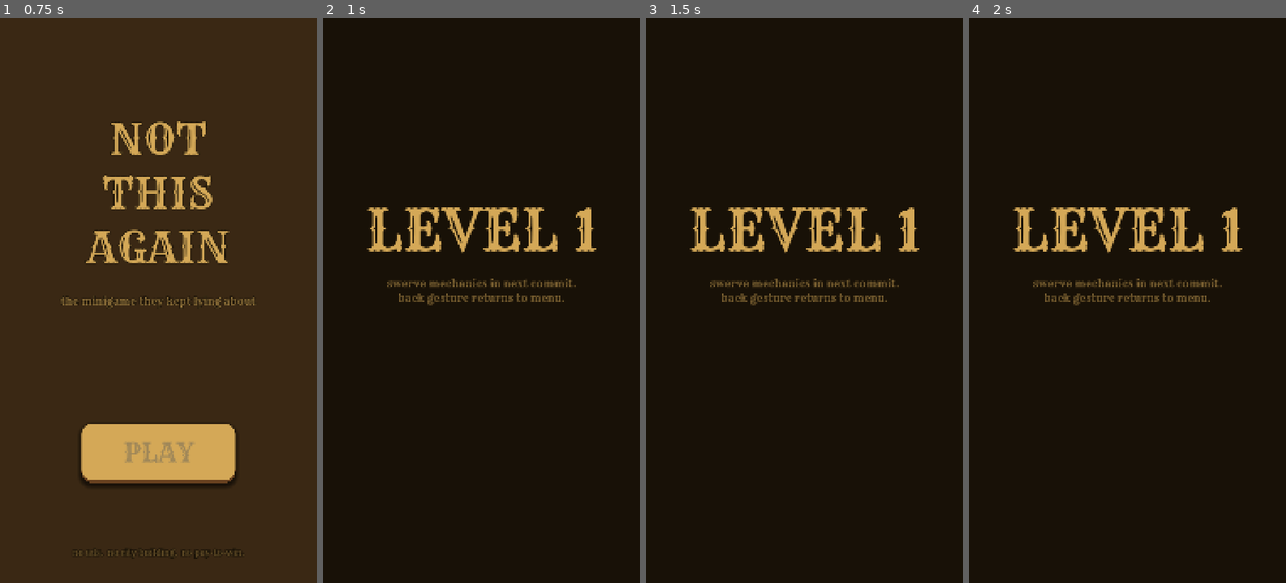
Above: before the commit, frames 1-4 (left to right).
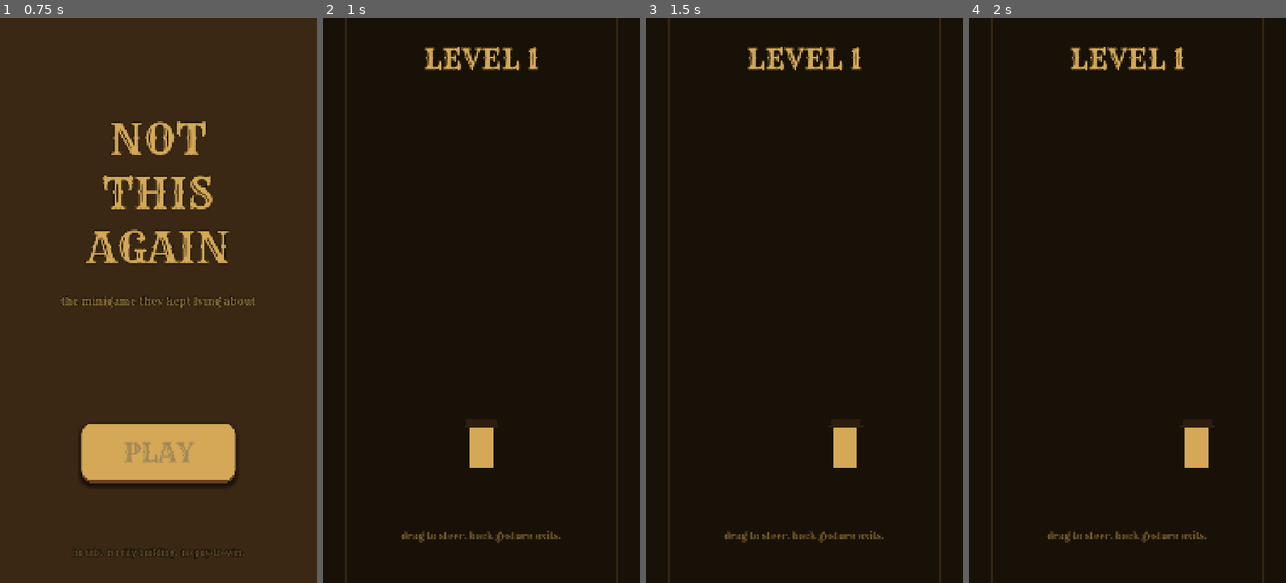
Above: after the commit, the same moments.

Repository: Joeputin100/Not_This_Again
Game: Godot game, scene res://scenes/main_menu.tscn
The game is run twice, just before and just after one commit, with the same random seed, the same clock (stepped at 60 frames per second) and the same inputs.
Inputs (mouse positions are in pixels of both pictures, inside the frame that each line leads up to):
- Up to frame 1 (0.75 s): click "PLAY" at 0.5 s
- Up to frame 2 (1 s): no input
- Up to frame 3 (1.5 s): tap Enter at 1.25 s; move the mouse to (874, 272) at 1.27 s; hold Shift from 1.28 s (still down); click (874, 272) at 1.42 s
- Up to frame 4 (2 s): keep holding Shift

Frame 1 is identical in both runs. In frame 2, 6.3% of the frame differs, in the area x 6-94%, y 0-100%; in frame 3, 6.2%; in frame 4, 6.3%.

Commit message:
Phase 1: draggable cowboy + 13 movement-bounds tests
First interactive gameplay. Drag your finger anywhere on screen and the
bow-legged cowboy (placeholder: gold rectangle body + dark hat brim)
follows smoothly. Tap-friendly: doesn't require touching the cowboy
itself, just anywhere.

- scripts/movement_bounds.gd — pure-static-function utility:
  clamp_x() keeps the cowboy 80px from screen edges.
  normalize_x() converts world X to 0..1 lane offset (unused yet,
  but tested for when lane-snap mechanics arrive).

- test/test_movement_bounds.gd — 13 tests covering edge clamping
  (negative, overshoot, exact margins) + center/quarter passthrough
  + normalize round-trip math. Pure-function tests run instantly.

- scenes/level.tscn — cowboy node with three ColorRect children
  (body, hat crown, hat brim) at (540, 1500). Two faded vertical
  guide lines mark the playable bounds visually. Drag-hint footer
  added.

- scripts/level.gd — handles 4 input event types (touch start, touch
  drag, mouse motion with button, mouse click) and writes to
  target_x. _process() lerps cowboy.position.x toward target_x at
  FOLLOW_SPEED=12/sec, which is frame-rate-independent smoothing.
  Both Android touch and desktop mouse work — godot's emulate-* is
  redundant but explicit handling is more predictable.

Verifies on sideload:
  - cowboy visible at bottom-center
  - drag finger left/right → cowboy follows smoothly with ~0.1s lag
  - drag past screen edges → cowboy stops at 80px margin
  - back gesture → returns to main menu (predictive back animates)

Diff:
--- a/godot/scenes/level.tscn
+++ b/godot/scenes/level.tscn
@@ -11,30 +11,69 @@
 offset_bottom = 1920.0
 color = Color(0.094, 0.067, 0.027, 1)
 
+[node name="LaneGuide" type="ColorRect" parent="."]
+offset_left = 76.0
+offset_top = 0.0
+offset_right = 80.0
+offset_bottom = 1920.0
+color = Color(0.4, 0.3, 0.15, 0.35)
+
+[node name="LaneGuide2" type="ColorRect" parent="."]
+offset_left = 1000.0
+offset_top = 0.0
+offset_right = 1004.0
+offset_bottom = 1920.0
+color = Color(0.4, 0.3, 0.15, 0.35)
+
+[node name="Cowboy" type="Node2D" parent="."]
+position = Vector2(540, 1500)
+
+[node name="Body" type="ColorRect" parent="Cowboy"]
+offset_left = -40.0
+offset_top = -110.0
+offset_right = 40.0
+offset_bottom = 30.0
+color = Color(0.831, 0.659, 0.341, 1)
+
+[node name="Hat" type="ColorRect" parent="Cowboy"]
+offset_left = -50.0
+offset_top = -135.0
+offset_right = 50.0
+offset_bottom = -110.0
+color = Color(0.18, 0.12, 0.05, 1)
+
+[node name="HatBrim" type="ColorRect" parent="Cowboy"]
+offset_left = -60.0
+offset_top = -115.0
+offset_right = 60.0
+offset_bottom = -110.0
+color = Color(0.18, 0.12, 0.05, 1)
+
 [node name="UI" type="CanvasLayer" parent="."]
 
-[node name="Title" type="Label" parent="UI"]
+[node name="LevelLabel" type="Label" parent="UI"]
 anchors_preset = -1
 anchor_right = 1.0
 offset_left = 60.0
-offset_top = 600.0
+offset_top = 80.0
 offset_right = -60.0
-offset_bottom = 800.0
+offset_bottom = 200.0
 theme = ExtResource("2_theme")
-theme_override_font_sizes/font_size = 192
+theme_override_font_sizes/font_size = 96
 text = "LEVEL 1"
 horizontal_alignment = 1
 
 [node name="Hint" type="Label" parent="UI"]
 anchors_preset = -1
 anchor_right = 1.0
+anchor_top = 1.0
+anchor_bottom = 1.0
 offset_left = 60.0
-offset_top = 880.0
+offset_top = -180.0
 offset_right = -60.0
-offset_bottom = 980.0
+offset_bottom = -100.0
 theme = ExtResource("2_theme")
 theme_override_colors/font_color = Color(0.831, 0.659, 0.341, 0.55)
-theme_override_font_sizes/font_size = 36
-text = "swerve mechanics in next commit.
-back gesture returns to menu."
+theme_override_font_sizes/font_size = 32
+text = "drag to steer. back gesture exits."
 horizontal_alignment = 1
--- a/godot/scripts/level.gd
+++ b/godot/scripts/level.gd
@@ -1,14 +1,50 @@
 extends Node2D
 
-# Phase 1 placeholder level. Real swerve / gate / barricade / boss content
-# lands in subsequent commits. For now, this scene exists so the menu's
-# PLAY button has a real destination and we can verify scene transitions
-# work end-to-end.
+# Phase 1 level prototype: a draggable cowboy at the bottom of the screen.
+# Input events write to target_x; _process() smoothly lerps the cowboy
+# toward target_x each frame so movement feels responsive but not jittery.
+# Real gameplay (gates, barricades, boss) lands in subsequent commits.
+
+const MovementBounds = preload("res://scripts/movement_bounds.gd")
+
+# Lerp speed for follow-the-finger smoothing. Higher = snappier;
+# lower = laggier. ~12 feels responsive without jitter on a 60Hz mid-range
+# Android. Will tune on device.
+const FOLLOW_SPEED: float = 12.0
+
+@onready var cowboy: Node2D = $Cowboy
+
+# Where the cowboy is being told to go. Defaults to current position so
+# the first _process() call doesn't yank the cowboy off-screen.
+var target_x: float
+
+func _ready() -> void:
+	target_x = cowboy.position.x
+
+func _process(delta: float) -> void:
+	cowboy.position.x = lerpf(cowboy.position.x, target_x, FOLLOW_SPEED * delta)
+
+func _input(event: InputEvent) -> void:
+	# Update target_x on any of: touch start, touch drag, mouse drag
+	# (for desktop testing). Godot auto-emulates each from the other
+	# when the corresponding project setting is on, but explicit
+	# handling is more predictable than relying on emulation.
+	var new_x := -1.0
+	if event is InputEventScreenDrag:
+		new_x = (event as InputEventScreenDrag).position.x
+	elif event is InputEventScreenTouch and (event as InputEventScreenTouch).pressed:
+		new_x = (event as InputEventScreenTouch).position.x
+	elif event is InputEventMouseMotion and ((event as InputEventMouseMotion).button_mask & MOUSE_BUTTON_MASK_LEFT) != 0:
+		new_x = (event as InputEventMouseMotion).position.x
+	elif event is InputEventMouseButton:
+		var mb := event as InputEventMouseButton
+		if mb.button_index == MOUSE_BUTTON_LEFT and mb.pressed:
+			new_x = mb.position.x
+	if new_x >= 0.0:
+		target_x = MovementBounds.clamp_x(new_x)
 
 func _notification(what: int) -> void:
 	if what == NOTIFICATION_WM_GO_BACK_REQUEST:
-		# Back gesture from a level returns to the menu (not quit).
-		# Phase 1+ should show "Quit run? Y/N" when there's run state to lose.
 		get_tree().change_scene_to_file("res://scenes/main_menu.tscn")
 	elif what == NOTIFICATION_WM_CLOSE_REQUEST:
 		get_tree().quit()
--- /dev/null
+++ b/godot/scripts/movement_bounds.gd
@@ -0,0 +1,20 @@
+extends RefCounted
+
+# Pure-function utility for clamping the cowboy's X position to playable
+# lane bounds. Lives in its own class so the clamping logic is testable
+# without spinning up a scene tree.
+
+const MARGIN_X: float = 80.0
+const VIEWPORT_WIDTH: float = 1080.0
+
+# Clamp an X position into [MARGIN_X, VIEWPORT_WIDTH - MARGIN_X]. Keeps
+# the cowboy from clipping into screen edges.
+static func clamp_x(x: float) -> float:
+	return clampf(x, MARGIN_X, VIEWPORT_WIDTH - MARGIN_X)
+
+# Normalize an X position to a [0..1] lane offset. Useful for future
+# lane-snap logic; not currently called by gameplay but tested so the
+# helper is ready when needed.
+static func normalize_x(x: float) -> float:
+	var inner_width: float = VIEWPORT_WIDTH - 2.0 * MARGIN_X
+	return clampf((x - MARGIN_X) / inner_width, 0.0, 1.0)
--- /dev/null
+++ b/godot/test/test_movement_bounds.gd
@@ -0,0 +1,47 @@
+extends GutTest
+
+const Mb = preload("res://scripts/movement_bounds.gd")
+
+# ---------- clamp_x ----------
+
+func test_clamps_negative_to_left_margin():
+	assert_eq(Mb.clamp_x(-50.0), Mb.MARGIN_X)
+
+func test_clamps_zero_to_left_margin():
+	assert_eq(Mb.clamp_x(0.0), Mb.MARGIN_X)
+
+func test_clamps_overshoot_to_right_margin():
+	assert_eq(Mb.clamp_x(2000.0), Mb.VIEWPORT_WIDTH - Mb.MARGIN_X)
+
+func test_passes_through_center():
+	assert_eq(Mb.clamp_x(540.0), 540.0)
+
+func test_passes_through_left_quarter():
+	assert_eq(Mb.clamp_x(270.0), 270.0)
+
+func test_passes_through_right_quarter():
+	assert_eq(Mb.clamp_x(810.0), 810.0)
+
+func test_clamps_at_exact_left_margin():
+	assert_eq(Mb.clamp_x(Mb.MARGIN_X), Mb.MARGIN_X)
+
+func test_clamps_at_exact_right_margin():
+	var right_margin := Mb.VIEWPORT_WIDTH - Mb.MARGIN_X
+	assert_eq(Mb.clamp_x(right_margin), right_margin)
+
+# ---------- normalize_x ----------
+
+func test_normalize_at_left_margin_is_zero():
+	assert_eq(Mb.normalize_x(Mb.MARGIN_X), 0.0)
+
+func test_normalize_at_right_margin_is_one():
+	assert_almost_eq(Mb.normalize_x(Mb.VIEWPORT_WIDTH - Mb.MARGIN_X), 1.0, 0.001)
+
+func test_normalize_center_is_half():
+	assert_almost_eq(Mb.normalize_x(Mb.VIEWPORT_WIDTH / 2.0), 0.5, 0.001)
+
+func test_normalize_clamps_below_zero():
+	assert_eq(Mb.normalize_x(-100.0), 0.0)
+
+func test_normalize_clamps_above_one():
+	assert_eq(Mb.normalize_x(2000.0), 1.0)
